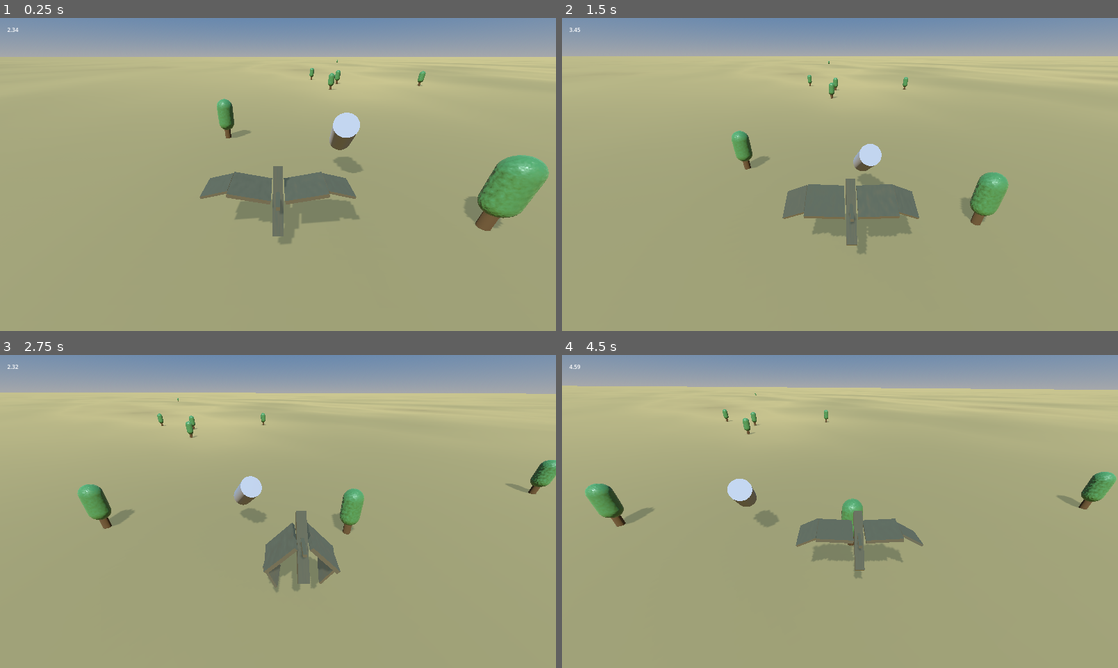
Above: before the commit, frames 1-4 (two rows, left to right).
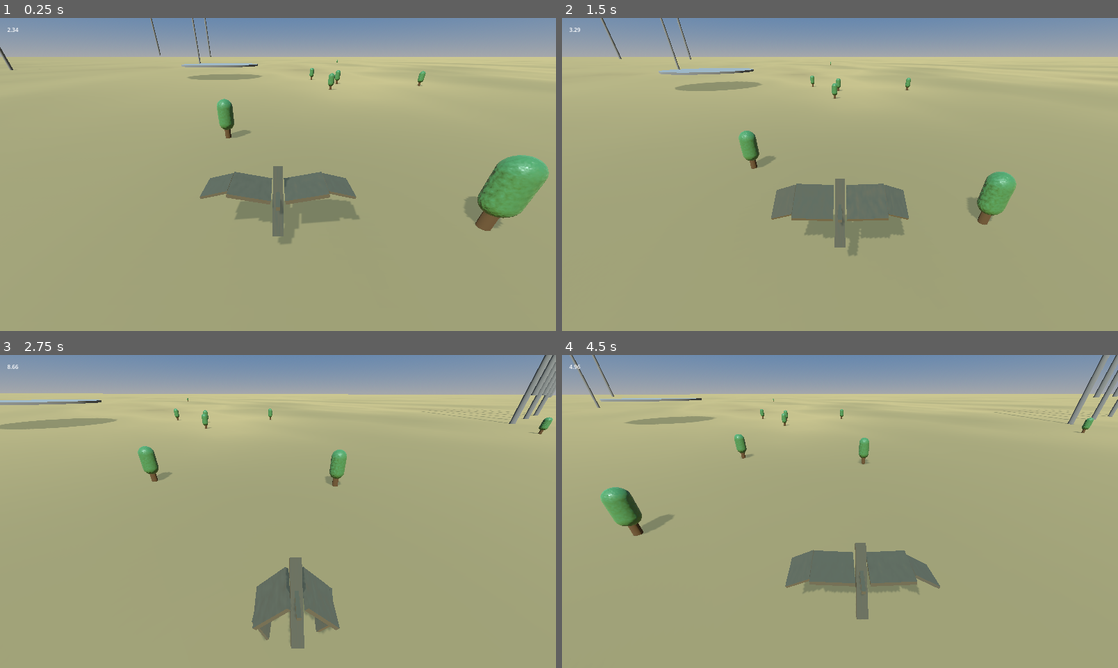
Above: after the commit, the same moments.

Repository: westonkelliher/GodotDemos
Game: Godot game, scene res://world.tscn
Two runs of this game, one before a commit and one after it. Both use one fixed random seed, a clock stepped at 60 frames per second and the inputs below.
Inputs (mouse positions are in pixels of both pictures, inside the frame that each line leads up to):
- Up to frame 1 (0.25 s): no input
- Up to frame 2 (1.5 s): move the mouse to (962, 158) at 0.52 s; hold D (right) 0.53-1.28 s; hold Space (flap) 0.53-1.28 s; move the mouse to (728, 190) at 1.27 s; hold S (backward) from 1.28 s (still down); click (728, 190) at 1.35 s
- Up to frame 3 (2.75 s): tap Space (flap) at 1.52, 1.55, 1.82 s; move the mouse to (333, 442) at 2.02 s; release S (backward) at 2.03 s; hold D (right) from 2.03 s (still down); hold Space (flap) from 2.03 s (still down)
- Up to frame 4 (4.5 s): move the mouse to (812, 574) at 2.77 s; release D (right) at 2.78 s; release Space (flap) at 2.78 s; hold W (forward) 2.78-3.53 s; click (812, 574) at 2.85 s; tap Space (flap) at 3.02, 3.05, 3.32 s; move the mouse to (1006, 558) at 3.52 s; hold Space (flap) 3.53-4.28 s; hold A (left) from 3.53 s (still down); move the mouse to (673, 464) at 4.27 s; click (673, 464) at 4.35 s

The runs differ from the first frame. In frame 1, 1.1% of the frame differs, in the area x 0-89%, y 0-68%; in frame 2, 3.8%; in frame 3, 8.6%; in frame 4, 11%, in the area x 0-100%, y 0-85%.

Commit message:
finish Flight

Diff:
--- a/Flight/bird.gd
+++ b/Flight/bird.gd
@@ -15,9 +15,9 @@
 const DRAFT_LEVEL := 100.0
 
 # torso tilt
-const MAX_TORSO_TILT_SPEED := 1.0 # as fraction not in radians
-const TORSO_TILT_ACC := 0.5
-const TORSO_DETILT_ACC := 2.0
+const MAX_TORSO_TILT_SPEED := 1.5 # as fraction not in radians
+const TORSO_TILT_ACC := 0.7
+const TORSO_DETILT_ACC := 2.2
 const TORSO_TILT_START := -PI/4.0
 const TORSO_TILT_END := -PI/2.0
 var torso_tilt_speed := 0.0
@@ -33,7 +33,7 @@
 var flap_angle := 0.0
 
 # wing pitch
-const MAX_WING_PITCH := 0.3
+const MAX_WING_PITCH := 0.9
 const MIN_WING_PITCH := -0.4
 const MAX_WING_PITCH_SPEED := 6.0
 const WING_PITCH_ACC := 18.0
@@ -50,29 +50,29 @@
 
 # yaw (from wing roll)
 const YAW_ACC := 2.1
-var STATIC_YAW_DAMPING := 0.1
-var ACTIVE_YAW_DAMPING := 0.6
+const STATIC_YAW_DAMPING := 0.1
+const ACTIVE_YAW_DAMPING := 0.6
 var yaw_speed := 0.0
 
 # body roll
-var BODY_ROLL_RATE := 3.0
-var STATIC_BODY_ROLL_DAMPING := 0.1
-var ACTIVE_BODY_ROLL_DAMPING := 0.6
+const BODY_ROLL_RATE := 3.0
+const STATIC_BODY_ROLL_DAMPING := 0.1
+const ACTIVE_BODY_ROLL_DAMPING := 0.6
 var body_roll_speed := 0.0  # added to rotation.z
 
 # tip pitch
 # : set by click drag y-distance
 # : proportional to body pitch speed
-var MAX_TIP_PITCH := 0.7
-var MIN_TIP_PITCH := -0.7
-var MAX_TIP_PITCH_DIST := 400.0
-var TIP_PITCH_RATE := 0.05
+const MAX_TIP_PITCH := 0.7
+const MIN_TIP_PITCH := -0.7
+const MAX_TIP_PITCH_DIST := 400.0
+const TIP_PITCH_RATE := 0.05
 var tip_pitch := 0.0
 
 # wing yaw
-var MAX_WING_YAW := 0.2
-var MAX_WING_YAW_DIST := 800.0
-var WING_YAW_RATE := 0.05
+const MAX_WING_YAW := 0.2
+const MAX_WING_YAW_DIST := 800.0
+const WING_YAW_RATE := 0.05
 var wing_yaw := 0.0
 
 
@@ -80,6 +80,9 @@
 var drag_start := Vector2.ZERO # relative to center of screens
 var is_dragging := false
 var mouse_yaw_speed := 0.0
+
+# foil lift
+const FOIL_LIFT_MULT := 0.2
 
 #### Builtins ####
 func _process(delta: float) -> void:
@@ -93,16 +96,16 @@
 	handle_mouse_drags(delta)
 	#
 	# flapping
-	var lift_normal := Vector3.UP.rotated(Vector3.RIGHT, wing_pitch)
-	lift_normal = lift_normal.rotated(Vector3.FORWARD, wing_roll*0.5)
-	lift_normal = basis * lift_normal
+	var flap_normal := Vector3.UP.rotated(Vector3.RIGHT, wing_pitch)
+	#lift_normal = lift_normal.rotated(Vector3.FORWARD, wing_roll*0.5)
+	flap_normal = basis * flap_normal
 	if flap_speed < 0:
-		var lift: float = abs(flap_speed) * cos(flap_angle) * LIFT_MULT
-		velocity += lift_normal * lift * delta
+		var flap_lift: float = abs(flap_speed) * cos(flap_angle) * LIFT_MULT
+		velocity += flap_normal * flap_lift * delta
 		#
 	elif flap_speed > 0:
 		var dift: float = abs(flap_speed) * cos(flap_angle) * DIFT_MULT
-		velocity -= lift_normal * dift * delta
+		velocity -= flap_normal * dift * delta
 	#
 	# yawing
 	if flap_speed < 0:
@@ -134,11 +137,20 @@
 	rotate(yaxis, wing_yaw * WING_YAW_RATE)
 	velocity = velocity.rotated(yaxis, wing_yaw * WING_YAW_RATE)
 	#
+	# airfoil lift
+	var lift_normal := basis * Vector3.UP
+	var beak_normal := basis * Vector3.FORWARD
+	var lift_mult := velocity.dot(beak_normal) * FOIL_LIFT_MULT * torso_tilt * cos(flap_angle)
+	velocity -= velocity.normalized() * lift_mult * delta * 0.8 # 0.8 means we get 0.2 of created energy
+	if flap_speed < 0.1:
+		velocity += lift_normal * lift_mult * delta
+	#
 	# gravity and velocity drag
 	if is_on_floor():
 		# TODO: proper drag
 		velocity *= pow(0.1, delta)
 		# return rotations
+		rotation.x = move_toward(rotation.x, 0, 1.0*delta)
 		rotation.z = move_toward(rotation.z, 0, 1.5*delta)
 		torso_tilt = move_toward(torso_tilt, 0, 1.5*delta)
 		torso_tilt_speed = 0.0
@@ -159,12 +171,22 @@
 #### Wing Helpers ####
 # wing flap
 func handle_torso_tilt(delta: float) -> void:
+	var forward := basis * Vector3.FORWARD
+	var tilt_acc := TORSO_TILT_ACC
+	if velocity.length() > 0.1:
+		tilt_acc += 0.1* velocity.dot(forward) / pow(velocity.length(), 0.5)
+	if flap_angle == MIN_FLAP_ANGLE:
+		# deploy torso
+		torso_tilt_speed = move_toward(torso_tilt_speed, -MAX_TORSO_TILT_SPEED,
+			TORSO_DETILT_ACC*delta)
 	if flap_speed < 0.1:
 		# not flapping - so lift up torso
-		torso_tilt_speed = move_toward(torso_tilt_speed, MAX_TORSO_TILT_SPEED, TORSO_TILT_ACC*delta)
-	else:
-		# flapping - so deploy torso
-		torso_tilt_speed = move_toward(torso_tilt_speed, -MAX_TORSO_TILT_SPEED, TORSO_DETILT_ACC*delta)
+		torso_tilt_speed = move_toward(torso_tilt_speed, MAX_TORSO_TILT_SPEED,
+			tilt_acc*delta)
+	elif !Input.is_action_pressed("forward"):
+		# flapping - so deploy torso (unless forward flapping)
+		torso_tilt_speed = move_toward(torso_tilt_speed, -MAX_TORSO_TILT_SPEED,
+			TORSO_DETILT_ACC*delta)
 	torso_tilt += torso_tilt_speed*delta
 	if torso_tilt > 1.0:
 		torso_tilt = 1.0
@@ -172,7 +194,8 @@
 	elif torso_tilt < 0.0:
 		torso_tilt = 0.0
 		torso_tilt_speed = 0.0
-	$Body.rotation.x = torso_tilt * TORSO_TILT_END + (1.0 - torso_tilt) * TORSO_TILT_START
+	$Body.rotation.x = torso_tilt * TORSO_TILT_END + (1.0 - torso_tilt) * (
+		TORSO_TILT_START)
 
 # wing flap
 func handle_flap(delta: float) -> void:
@@ -277,7 +300,7 @@
 	#$D/Vecs/DragReflect.target_position = draft_normal
 
 func handle_forward_turning(delta: float) -> void:
-	# yaw
+	# yaw (only if we're facing down)
 	var turn_intensity := 1.0 - 5.0/(5.0 + velocity.length())
 	turn_intensity *= torso_tilt
 	var forward := basis * Vector3.FORWARD
@@ -286,11 +309,15 @@
 		return
 	var axis := forward.cross(velocity).normalized()
 	var amount := total_a * (1.0 - pow(0.6, delta)) * turn_intensity
-	rotate(axis, amount)
+	if forward.y < 0:
+		rotate(axis, amount)
 	# roll
 	if !Input.is_action_pressed("left") and !Input.is_action_pressed("right"):
 		var roll_intensity: float = abs(cos(rotation.z)) * 0.5
 		rotation.z *= (1.0 - roll_intensity*delta)
+	# pitch (when torso down)
+	var pitch_restore_mult := (1.0 - torso_tilt) * 0.2
+	rotation.x = move_toward(rotation.x, 0, pitch_restore_mult*delta)
 
 
 #### Utility ####
--- /dev/null
+++ b/Flight/gray.tres
@@ -0,0 +1,6 @@
+[gd_resource type="StandardMaterial3D" format=3 uid="uid://bhki4awlglugj"]
+
+[resource]
+albedo_color = Color(0.521569, 0.521569, 0.486275, 1)
+metallic = 0.45
+subsurf_scatter_strength = 0.55
--- /dev/null
+++ b/Flight/pillar.tscn
@@ -0,0 +1,21 @@
+[gd_scene load_steps=4 format=3 uid="uid://hk1w0x6yn1fw"]
+
+[ext_resource type="Material" uid="uid://bhki4awlglugj" path="res://gray.tres" id="2_6i85u"]
+
+[sub_resource type="CylinderMesh" id="CylinderMesh_bragv"]
+material = ExtResource("2_6i85u")
+height = 50.0
+
+[sub_resource type="CylinderShape3D" id="CylinderShape3D_oqcn2"]
+height = 50.0
+
+[node name="Pillar" type="CharacterBody3D"]
+transform = Transform3D(1, 0, 0, 0, 1, 0, 0, 0, 1, 0, 0, 0)
+
+[node name="MeshInstance3D" type="MeshInstance3D" parent="."]
+transform = Transform3D(1, 0, 0, 0, 1, 0, 0, 0, 1, 0, 25, 0)
+mesh = SubResource("CylinderMesh_bragv")
+
+[node name="CollisionShape3D" type="CollisionShape3D" parent="."]
+transform = Transform3D(1, 0, 0, 0, 1, 0, 0, 0, 1, 0, 25, 0)
+shape = SubResource("CylinderShape3D_oqcn2")
--- a/Flight/test_object.gd
+++ b/Flight/test_object.gd
@@ -2,5 +2,5 @@
 
 
 func _physics_process(delta: float) -> void:
-	velocity.y = 0.1
+	velocity.y = 0.5
 	move_and_slide()
--- a/Flight/test_object.tscn
+++ b/Flight/test_object.tscn
@@ -1,17 +1,24 @@
-[gd_scene load_steps=4 format=3 uid="uid://jhn0yhq36e1n"]
+[gd_scene load_steps=5 format=3 uid="uid://jhn0yhq36e1n"]
 
 [ext_resource type="Script" path="res://test_object.gd" id="1_1r73h"]
+[ext_resource type="Material" uid="uid://bhki4awlglugj" path="res://gray.tres" id="2_jd85g"]
 
 [sub_resource type="CylinderMesh" id="CylinderMesh_f0v3i"]
+material = ExtResource("2_jd85g")
+top_radius = 10.0
+bottom_radius = 10.0
+height = 0.4
 
-[sub_resource type="SphereShape3D" id="SphereShape3D_miqce"]
+[sub_resource type="CylinderShape3D" id="CylinderShape3D_6i3fh"]
+height = 0.4
+radius = 10.0
 
 [node name="TestObject" type="CharacterBody3D"]
-transform = Transform3D(0.852408, -0.175893, 0.492404, 0.492404, 0.586824, -0.642788, -0.175893, 0.790379, 0.586824, 0, 0, 0)
+transform = Transform3D(1, 0, 0, 0, 1, 0, 0, 0, 1, 0, 0, 0)
 script = ExtResource("1_1r73h")
 
 [node name="MeshInstance3D" type="MeshInstance3D" parent="."]
 mesh = SubResource("CylinderMesh_f0v3i")
 
 [node name="CollisionShape3D" type="CollisionShape3D" parent="."]
-shape = SubResource("SphereShape3D_miqce")
+shape = SubResource("CylinderShape3D_6i3fh")
--- a/Flight/world.tscn
+++ b/Flight/world.tscn
@@ -1,10 +1,11 @@
-[gd_scene load_steps=9 format=3 uid="uid://mlo6tf84cnqg"]
+[gd_scene load_steps=10 format=3 uid="uid://mlo6tf84cnqg"]
 
 [ext_resource type="PackedScene" uid="uid://dd08y67gqs75" path="res://floor.tscn" id="1_33vac"]
 [ext_resource type="Script" path="res://world.gd" id="1_cb1s3"]
 [ext_resource type="PackedScene" uid="uid://icdyyyjkrd37" path="res://tree.tscn" id="2_fv5iu"]
 [ext_resource type="PackedScene" uid="uid://dwifatahjw2iw" path="res://bird.tscn" id="3_bjcqp"]
 [ext_resource type="PackedScene" uid="uid://jhn0yhq36e1n" path="res://test_object.tscn" id="5_iule0"]
+[ext_resource type="PackedScene" uid="uid://hk1w0x6yn1fw" path="res://pillar.tscn" id="6_3pknp"]
 
 [sub_resource type="ProceduralSkyMaterial" id="ProceduralSkyMaterial_axce7"]
 sky_top_color = Color(0.215686, 0.435294, 0.690196, 1)
@@ -30,7 +31,7 @@
 [node name="Trees" type="Node3D" parent="."]
 
 [node name="Tree" parent="Trees" instance=ExtResource("2_fv5iu")]
-transform = Transform3D(1, 0, 0, 0, 1, 0, 0, 0, 1, 22.237, 0, 5.6417)
+transform = Transform3D(1, 0, 0, 0, 1, 0, 0, 0, 1, 52.3936, 0, 5.6417)
 
 [node name="Tree1" parent="Trees" instance=ExtResource("2_fv5iu")]
 transform = Transform3D(1, 0, 0, 0, 1, 0, 0, 0, 1, -3.4618, 0, -8.65936)
@@ -90,5 +91,49 @@
 offset_bottom = 45.0
 text = "Vel"
 
-[node name="TestObject" parent="." instance=ExtResource("5_iule0")]
-transform = Transform3D(0.852408, -0.175893, 0.492404, 0.492404, 0.586824, -0.642788, -0.175893, 0.790379, 0.586824, 2.7994, 2.05, -3.50941)
+[node name="Objects" type="Node3D" parent="."]
+
+[node name="TestObject" parent="Objects" instance=ExtResource("5_iule0")]
+transform = Transform3D(1, 0, 0, 0, 1, 0, 0, 0, 1, -15.5517, 2.84786, -58.0306)
+
+[node name="TestObject2" parent="Objects" instance=ExtResource("5_iule0")]
+transform = Transform3D(1, 0, 0, 0, 1, 0, 0, 0, 1, 287.846, 0.0500031, 196.867)
+
+[node name="TestObject3" parent="Objects" instance=ExtResource("5_iule0")]
+transform = Transform3D(1, 0, 0, 0, 1, 0, 0, 0, 1, -781.591, 0.0499878, 640.609)
+
+[node name="TestObject4" parent="Objects" instance=ExtResource("5_iule0")]
+transform = Transform3D(1, 0, 0, 0, 1, 0, 0, 0, 1, 2607.73, 0.0499878, -1730.59)
+
+[node name="Pillar" parent="Objects" instance=ExtResource("6_3pknp")]
+transform = Transform3D(1, 0, 0, 0, 1, 0, 0, 0, 1, 67.7211, 0, 0)
+
+[node name="Pillar2" parent="Objects" instance=ExtResource("6_3pknp")]
+transform = Transform3D(1, 0, 0, 0, 1, 0, 0, 0, 1, 76.8487, 5.54625, 0)
+
+[node name="Pillar3" parent="Objects" instance=ExtResource("6_3pknp")]
+transform = Transform3D(1, 0, 0, 0, 1, 0, 0, 0, 1, 102.844, 0, 0)
+
+[node name="Pillar4" parent="Objects" instance=ExtResource("6_3pknp")]
+transform = Transform3D(1, 0, 0, 0, 1, 0, 0, 0, 1, 42.3527, 0, 61.3051)
+
+[node name="Pillar5" parent="Objects" instance=ExtResource("6_3pknp")]
+transform = Transform3D(1, 0, 0, 0, 1, 0, 0, 0, 1, 110.602, 4.91297, 0)
+
+[node name="Pillar6" parent="Objects" instance=ExtResource("6_3pknp")]
+transform = Transform3D(1, 0, 0, 0, 1, 0, 0, 0, 1, 94.3504, 5.55059, 0)
+
+[node name="Pillar7" parent="Objects" instance=ExtResource("6_3pknp")]
+transform = Transform3D(1, 0, 0, 0, 1, 0, 0, 0, 1, 85.1476, 0, 0)
+
+[node name="Pillar8" parent="Objects" instance=ExtResource("6_3pknp")]
+transform = Transform3D(1, 0, 0, 0, 1, 0, 0, 0, 1, -79.57, 5.54625, -154.274)
+
+[node name="Pillar9" parent="Objects" instance=ExtResource("6_3pknp")]
+transform = Transform3D(1, 0, 0, 0, 1, 0, 0, 0, 1, -53.5747, 0, -154.274)
+
+[node name="Pillar10" parent="Objects" instance=ExtResource("6_3pknp")]
+transform = Transform3D(1, 0, 0, 0, 1, 0, 0, 0, 1, -114.066, 0, -92.969)
+
+[node name="Pillar11" parent="Objects" instance=ExtResource("6_3pknp")]
+transform = Transform3D(1, 0, 0, 0, 1, 0, 0, 0, 1, -45.8163, 4.91297, -154.274)
